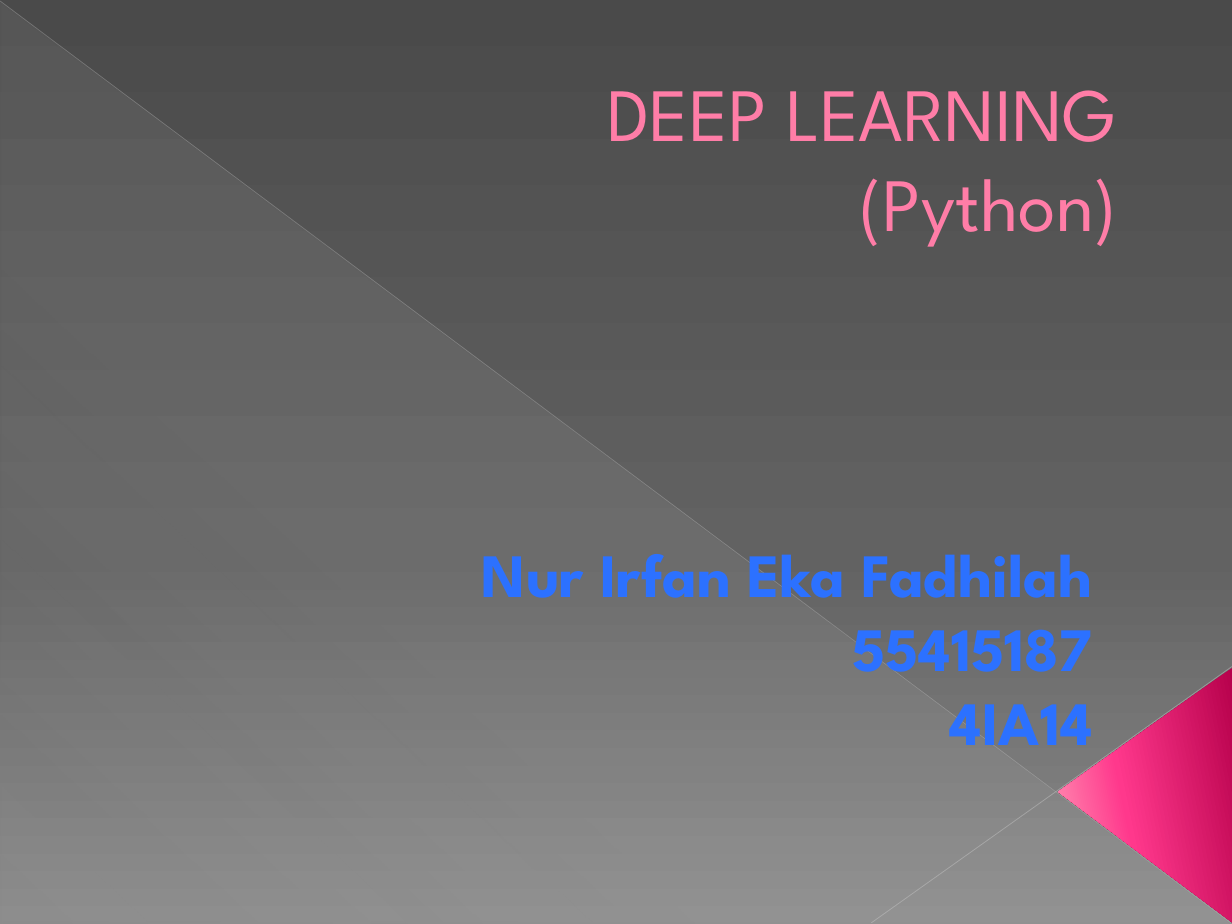
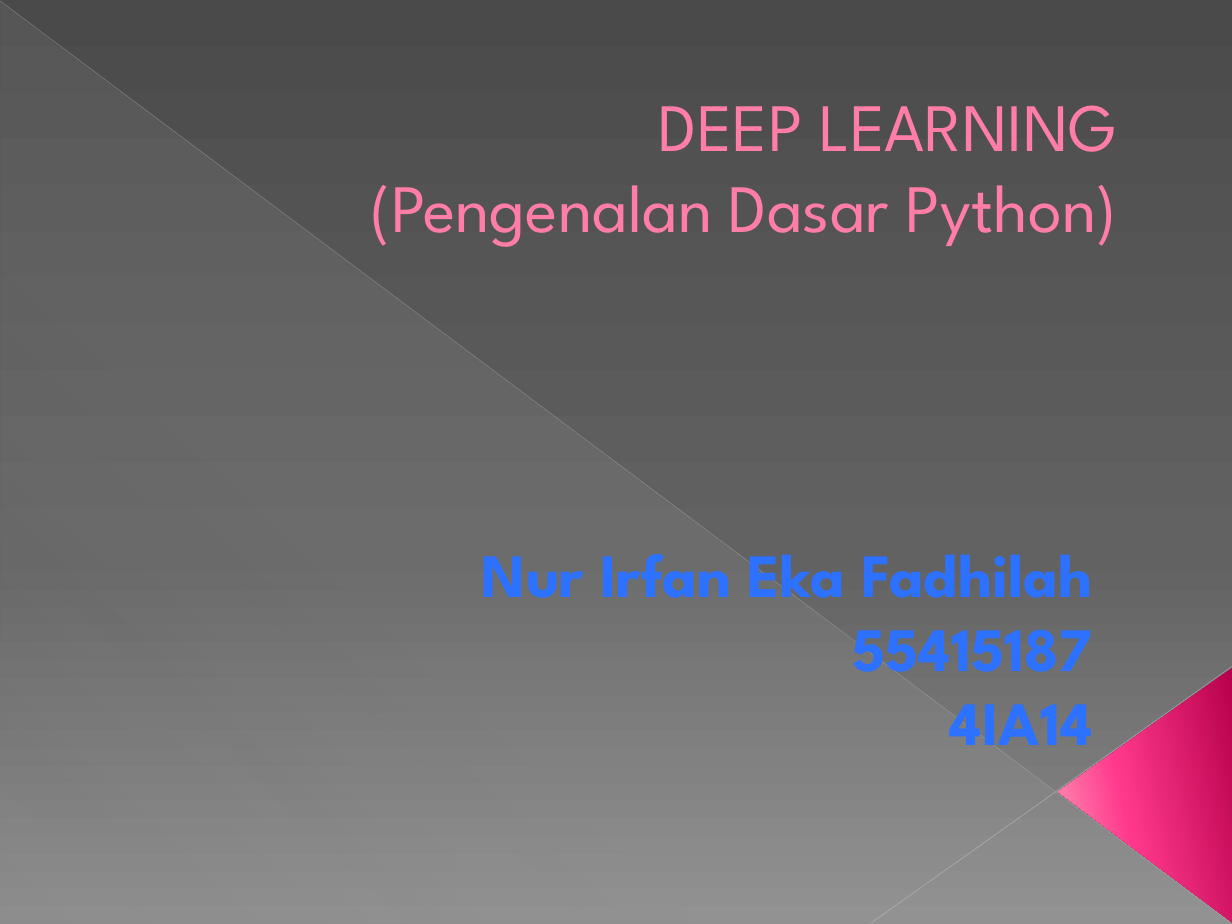
Before and after one commit to IrfanFadhilah48/Deep-Learning, a slide deck: slide 1 of DEEP LEARNING 1.pptx. Drawn at 1232x924 pixels with LibreOffice and Linux fonts; fonts in the diff are those of the drawing. Boxes give left, top, right and bottom in pixels: in the first picture for what was removed or moved away, otherwise in the second. Text is boxed around its words. In the diff, an @@ line names an element or a change of style, - is before the commit and + after.

```diff
--- a/DEEP LEARNING 1.pptx
+++ b/DEEP LEARNING 1.pptx
@@ title at (x1=371, y1=105, x2=1118, y2=247): text changed; size 44 to 39.6 pt @@
-DEEP LEARNING
-(Python)
+DEEP LEARNING
+(Pengenalan Dasar Python)
```
Also in this commit, not shown: 3 other slides changed, 1 slide added.
